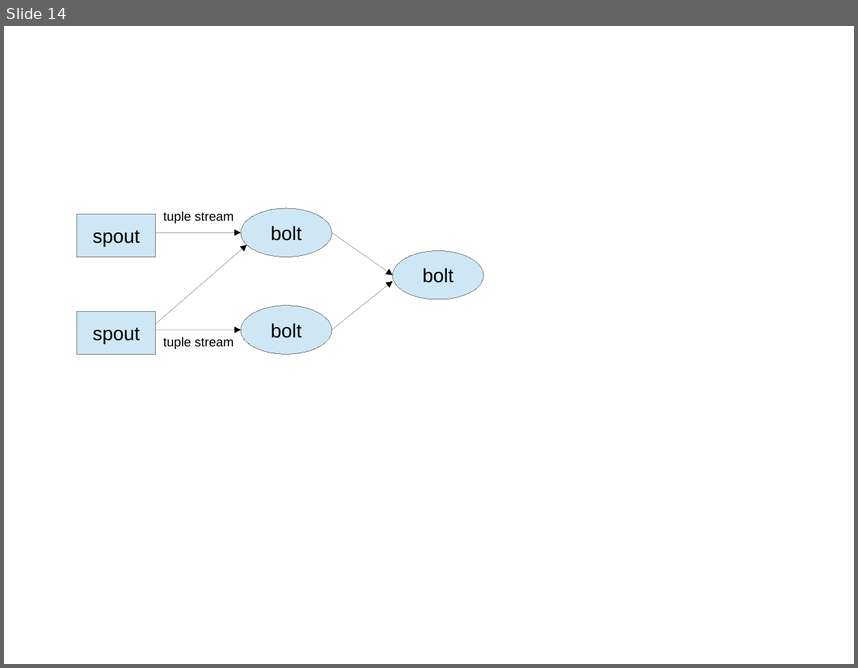
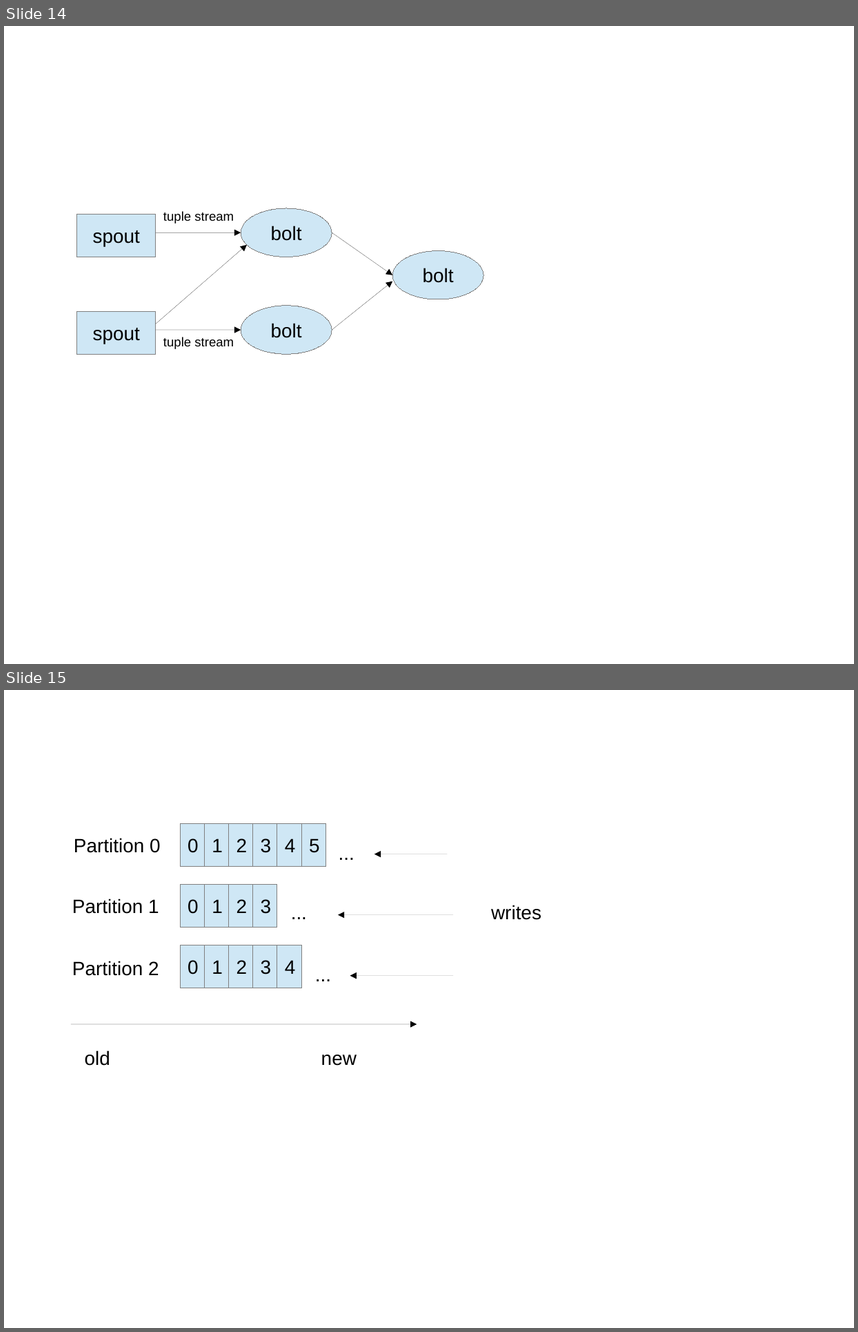
Before and after one commit to Visorgood/LambdaThesis, a slide deck: Thesis/thesis_template/images/Thesis_Images.odp. Shown one above the other, each under a label of ours: slide 14 before the commit, slides 14 and 15 after it. The pictures are 858x668 and 858x1332 pixels, drawn with LibreOffice and Linux fonts; fonts in the diff are those of the drawing. Boxes give left, top, right and bottom in pixels: in the first picture for what was removed or moved away, otherwise in the second. Text is boxed around its words. In the diff, an @@ line names an element or a change of style, - is before the commit and + after.

```diff
--- a/Thesis/thesis_template/images/Thesis_Images.odp
+++ b/Thesis/thesis_template/images/Thesis_Images.odp
@@ slide 15 added at <box>4,690,854,1328</box>, background #FFFFFF @@
@@ rectangle added at <box>180,823,204,866</box>, fill #CFE7F5, outline #808080 0 pt, 18 pt, text #000000 @@
+0
@@ rectangle added at <box>205,823,228,866</box>, fill #CFE7F5, outline #808080 0 pt, 18 pt, text #000000 @@
+1
@@ rectangle added at <box>228,823,252,866</box>, fill #CFE7F5, outline #808080 0 pt, 18 pt, text #000000 @@
+2
@@ rectangle added at <box>253,823,277,866</box>, fill #CFE7F5, outline #808080 0 pt, 18 pt, text #000000 @@
+3
@@ rectangle added at <box>277,823,301,866</box>, fill #CFE7F5, outline #808080 0 pt, 18 pt, text #000000 @@
+4
@@ rectangle added at <box>302,823,326,866</box>, fill #CFE7F5, outline #808080 0 pt, 18 pt, text #000000 @@
+5
@@ text added at <box>74,838,161,853</box>, 18 pt, text #000000 @@
+Partition 0
@@ text added at <box>331,836,363,866</box>, 18 pt, text #000000 @@
+...
@@ arrow added from (448, 854) to (375, 854), #000000 0 pt @@
@@ rectangle added at <box>180,885,204,927</box>, fill #CFE7F5, outline #808080 0 pt, 18 pt, text #000000 @@
+0
@@ rectangle added at <box>205,885,228,927</box>, fill #CFE7F5, outline #808080 0 pt, 18 pt, text #000000 @@
+1
@@ rectangle added at <box>228,885,252,927</box>, fill #CFE7F5, outline #808080 0 pt, 18 pt, text #000000 @@
+2
@@ rectangle added at <box>253,885,277,927</box>, fill #CFE7F5, outline #808080 0 pt, 18 pt, text #000000 @@
+3
@@ text added at <box>72,898,159,914</box>, 18 pt, text #000000 @@
+Partition 1
@@ text added at <box>283,897,315,926</box>, 18 pt, text #000000 @@
+...
@@ arrow added from (454, 914) to (338, 914), #000000 0 pt @@
@@ text added at <box>491,905,542,920</box>, 18 pt, text #000000 @@
+writes
@@ rectangle added at <box>180,945,204,988</box>, fill #CFE7F5, outline #808080 0 pt, 18 pt, text #000000 @@
+0
@@ rectangle added at <box>205,945,228,988</box>, fill #CFE7F5, outline #808080 0 pt, 18 pt, text #000000 @@
+1
@@ rectangle added at <box>228,945,252,988</box>, fill #CFE7F5, outline #808080 0 pt, 18 pt, text #000000 @@
+2
@@ rectangle added at <box>253,945,277,988</box>, fill #CFE7F5, outline #808080 0 pt, 18 pt, text #000000 @@
+3
@@ rectangle added at <box>277,945,301,988</box>, fill #CFE7F5, outline #808080 0 pt, 18 pt, text #000000 @@
+4
@@ text added at <box>308,958,339,988</box>, 18 pt, text #000000 @@
+...
@@ text added at <box>72,960,159,976</box>, 18 pt, text #000000 @@
+Partition 2
@@ arrow added from (454, 976) to (350, 976), #000000 0 pt @@
@@ arrow added from (71, 1024) to (417, 1024), #000000 0 pt @@
@@ text added at <box>85,1050,110,1065</box>, 18 pt, text #000000 @@
+old
@@ text added at <box>321,1054,357,1065</box>, 18 pt, text #000000 @@
+new
```
Also in this commit, not shown: 3 other slides added, 9 other files.
